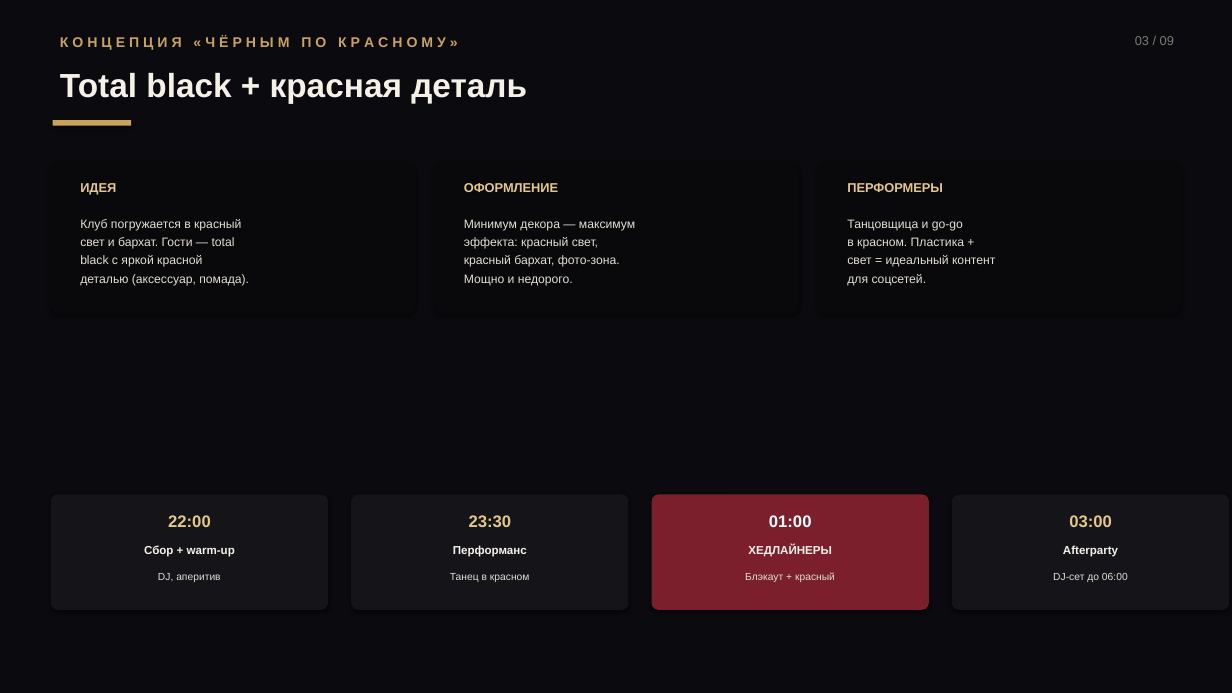
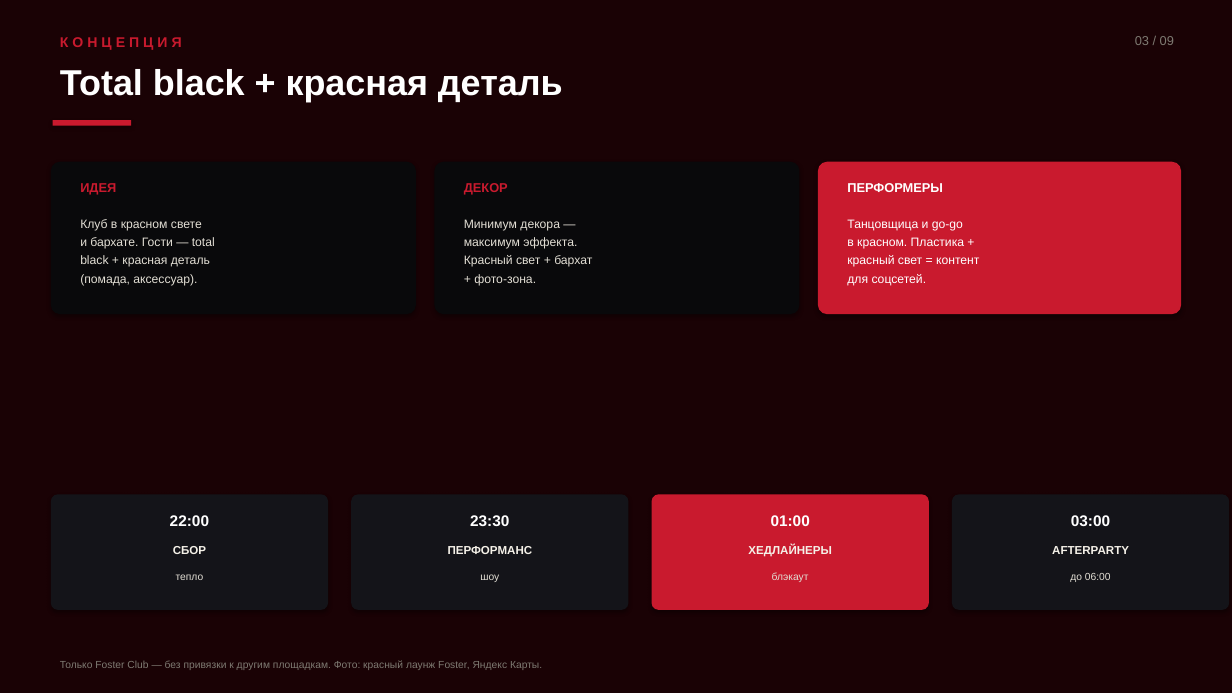
Before and after one commit to navruzhusainov-commits/vecherinka, a slide deck: slide 3 of Foster_Gleb_Noemy_Presentation.pptx. Drawn at 1232x693 pixels with LibreOffice and Linux fonts; fonts in the diff are those of the drawing; background and template pictures are left out; a plain dark background stands for a picture behind light text. Boxes give left, top, right and bottom in pixels: in the first picture for what was removed or moved away, otherwise in the second. Text is boxed around its words. In the diff, an @@ line names an element or a change of style, - is before the commit and + after.

```diff
--- a/Foster_Gleb_Noemy_Presentation.pptx
+++ b/Foster_Gleb_Noemy_Presentation.pptx
@@ rectangle at bbox=[0, 0, 1232, 693]: fill #0A0A0F to #1A0205 @@
@@ text "Total black + красная деталь" at bbox=[60, 69, 563, 102]: size 26 to 28 pt, text colour #F5F1E8 to #FFFFFF @@
@@ text at bbox=[60, 37, 182, 50]: text changed; text colour #C9A25E to #C91A2E @@
-К О Н Ц Е П Ц И Я « Ч Ё Р Н Ы М П О К Р А С Н О М У »
+К О Н Ц Е П Ц И Я
@@ rectangle at bbox=[53, 120, 131, 126]: fill #C9A25E to #C91A2E @@
@@ text "ИДЕЯ" at bbox=[80, 183, 116, 194]: text colour #E5C888 to #C91A2E @@
@@ rounded rectangle at bbox=[818, 162, 1181, 314]: fill #09090B to #C91A2E @@
@@ text "ПЕРФОРМЕРЫ" at bbox=[847, 183, 943, 192]: text colour #E5C888 to #FFFFFF @@
@@ text at bbox=[464, 183, 508, 194]: text changed; text colour #E5C888 to #C91A2E @@
-ОФОРМЛЕНИЕ
+ДЕКОР
@@ text at bbox=[80, 219, 215, 286]: text changed @@
-Клуб погружается в красный
-свет и бархат. Гости — total
-black с яркой красной
-деталью (аксессуар, помада).
+Клуб в красном свете
+и бархате. Гости — total
+black + красная деталь
+(помада, аксессуар).
@@ text at bbox=[464, 219, 592, 286]: text changed @@
-Минимум декора — максимум
-эффекта: красный свет,
-красный бархат, фото-зона.
-Мощно и недорого.
+Минимум декора —
+максимум эффекта.
+Красный свет + бархат
++ фото-зона.
@@ text at bbox=[847, 219, 979, 286]: text changed; text colour #E2DED4 to #FFFFFF @@
-Танцовщица и go-go
-в красном. Пластика +
-свет = идеальный контент
-для соцсетей.
+Танцовщица и go-go
+в красном. Пластика +
+красный свет = контент
+для соцсетей.
@@ rounded rectangle at bbox=[652, 494, 929, 610]: fill #7A1F2B to #C91A2E @@
@@ text "01:00" at bbox=[771, 515, 810, 526]: size 13 to 12 pt @@
@@ size 13 to 12 pt, text colour #E5C888 to #FFFFFF in 3 elements at bbox=[170, 515, 209, 526], bbox=[470, 515, 509, 526], bbox=[1071, 515, 1110, 526] @@
@@ text at bbox=[173, 546, 206, 554]: text changed @@
-Сбор + warm-up
+СБОР
@@ text at bbox=[448, 546, 533, 554]: text changed @@
-Перформанс
+ПЕРФОРМАНС
@@ text at bbox=[1052, 546, 1129, 554]: text changed @@
-Afterparty
+AFTERPARTY
@@ text at bbox=[176, 574, 204, 580]: text changed @@
-DJ, аперитив
+тепло
@@ text at bbox=[480, 574, 499, 582]: text changed @@
-Танец в красном
+шоу
@@ text at bbox=[772, 572, 809, 582]: text changed @@
-Блэкаут + красный
+блэкаут
@@ text at bbox=[1070, 573, 1111, 582]: text changed @@
-DJ-сет до 06:00
+до 06:00
@@ text added at bbox=[60, 660, 542, 670], 8 pt, text #7E7A72 @@
+Только Foster Club — без привязки к другим площадкам. Фото: красный лаунж Foster, Яндекс Карты.
```
Also in this commit, not shown: 8 other slides changed, 10 other files.
